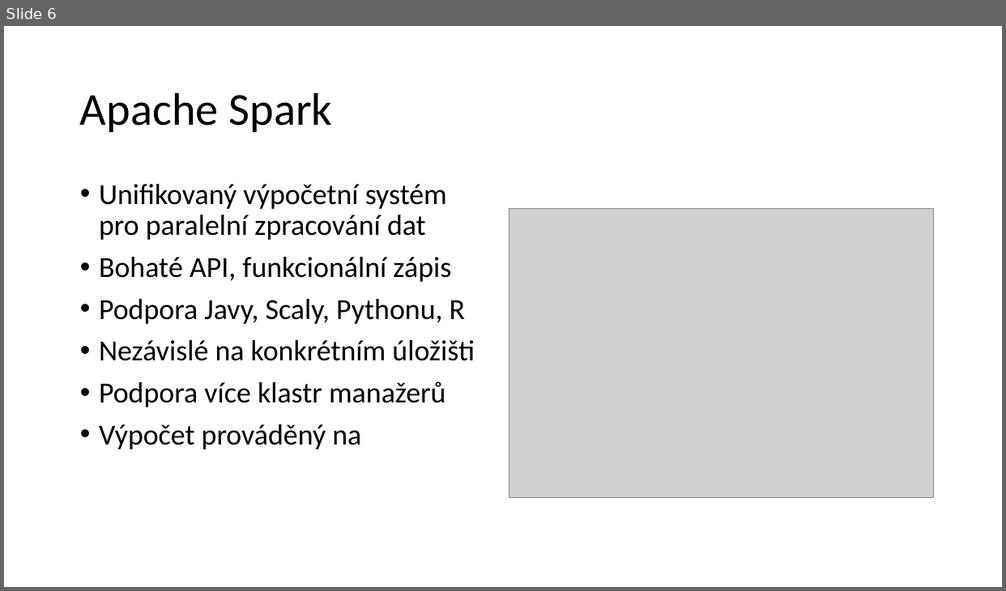
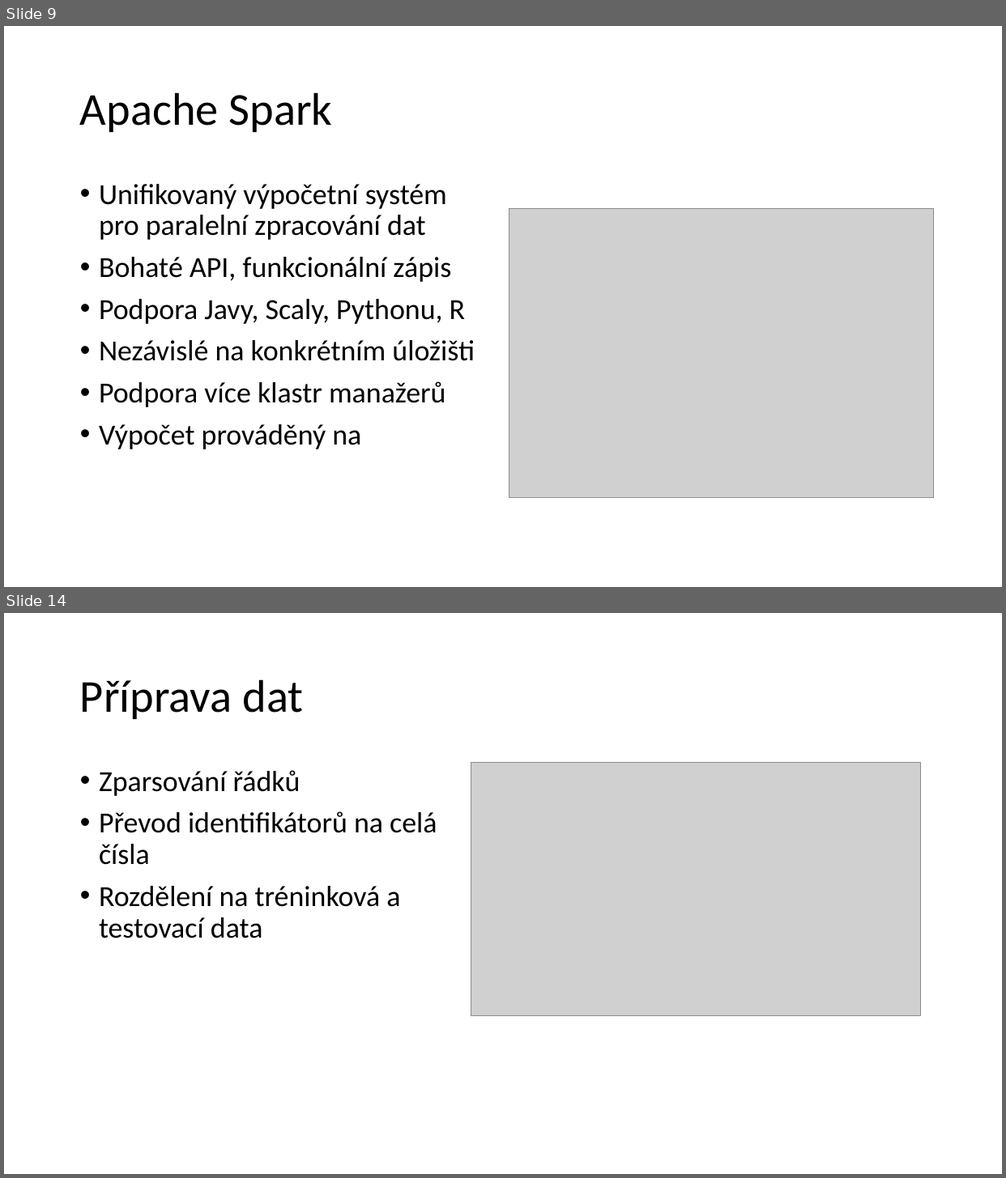
Before and after one commit to barenode/bp, a slide deck: prezentace.pptx. Shown one above the other, each under a label of ours: slide 6 before the commit, slides 9 and 14 after it; the slides between them are not shown. The pictures are 1006x591 and 1006x1178 pixels, drawn with LibreOffice and Linux fonts; fonts in the diff are those of the drawing; grey boxes stand for pictures. Boxes give left, top, right and bottom in pixels: in the first picture for what was removed or moved away, otherwise in the second. Text is boxed around its words. In the diff, an @@ line names an element or a change of style, - is before the commit and + after.

```diff
--- a/prezentace.pptx
+++ b/prezentace.pptx
@@ slide 14 added at bbox=[4, 613, 1002, 1174], background #FFFFFF @@
@@ title added at bbox=[80, 679, 303, 719], 44 pt, text #000000 @@
+Příprava dat
@@ text added at bbox=[99, 770, 437, 939], 28 pt, text #000000 @@
+• Zparsování řádků
+• Převod identifikátorů na celá čísla
+• Rozdělení na tréninková a testovací data
@@ picture added at bbox=[471, 763, 921, 1016] @@
@@ what was slide 6 is now slide 9 @@
```
Also in this commit, not shown: 1 slide changed, 10 other slides added, 1 slide removed, 5 other files.
